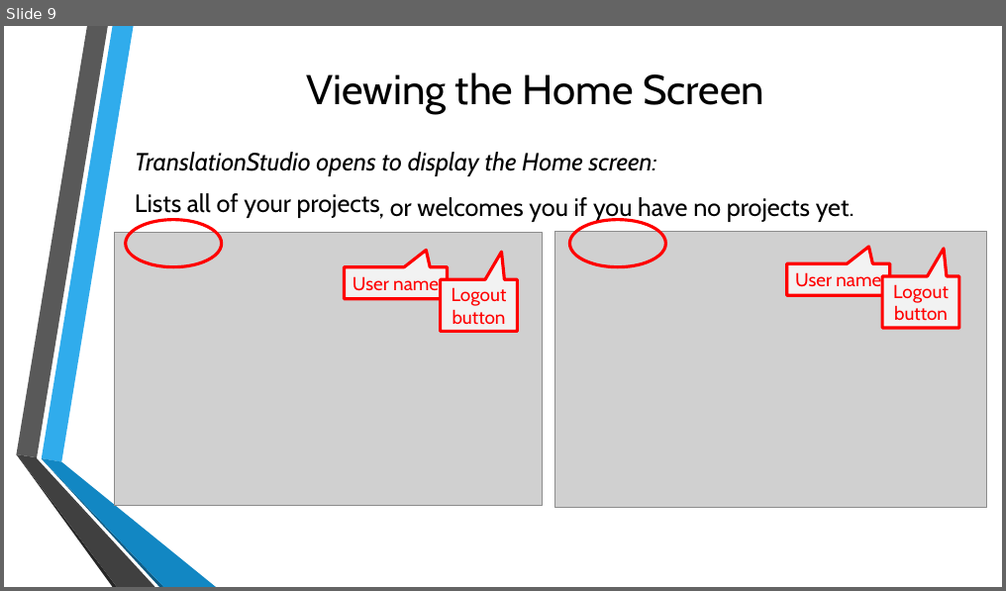
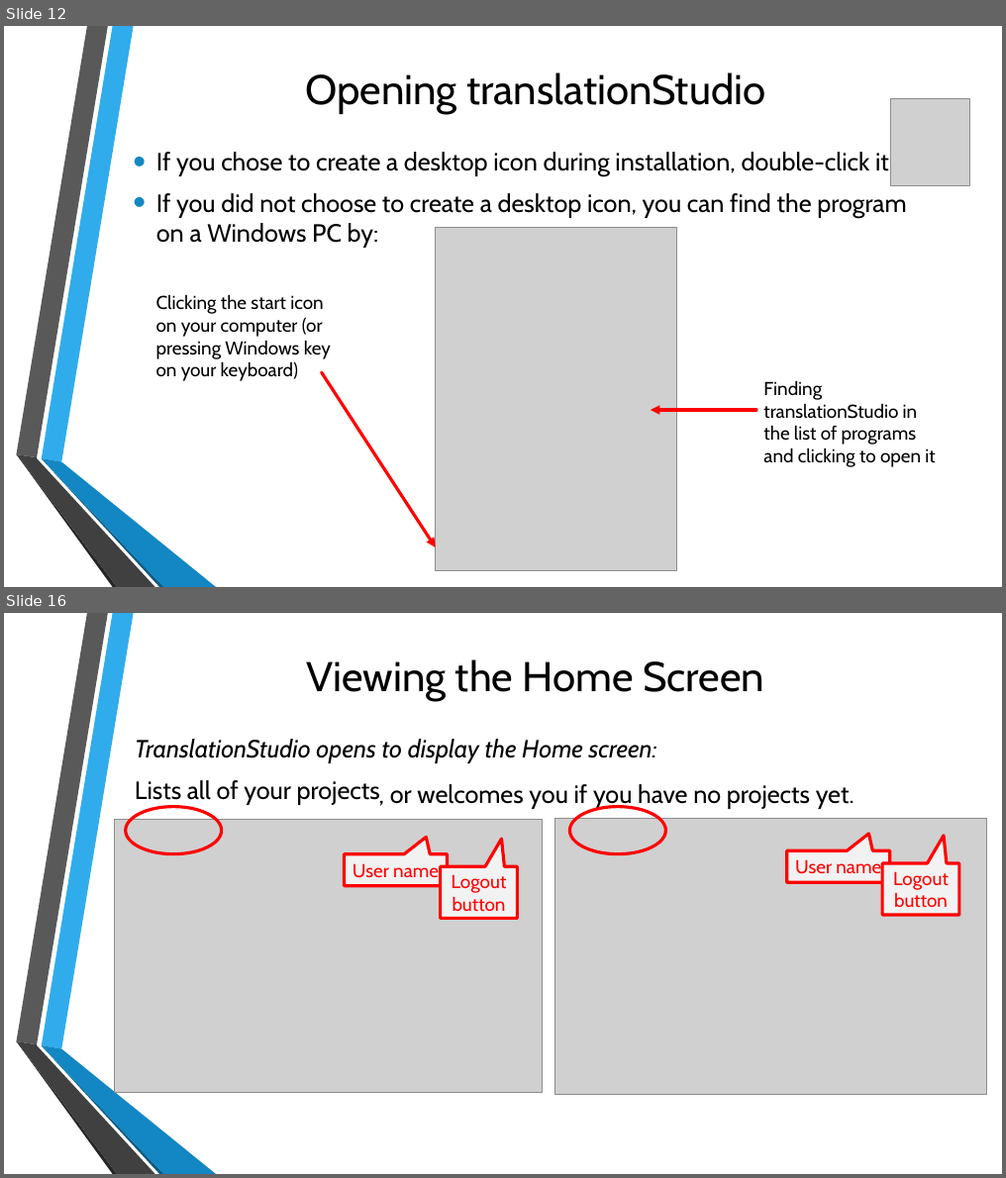
Before and after one commit to unfoldingWord-dev/translationStudio-Info, a slide deck: docs/GetStarted.pptx. Shown one above the other, each under a label of ours: slide 9 before the commit, slides 12 and 16 after it; the slides between them are not shown. The pictures are 1006x591 and 1006x1178 pixels, drawn with LibreOffice and Linux fonts; fonts in the diff are those of the drawing; grey boxes stand for pictures; background and template pictures are left out. Boxes give left, top, right and bottom in pixels: in the first picture for what was removed or moved away, otherwise in the second. Text is boxed around its words. In the diff, an @@ line names an element or a change of style, - is before the commit and + after.

```diff
--- a/docs/GetStarted.pptx
+++ b/docs/GetStarted.pptx
@@ slide 12 added at (x1=4, y1=26, x2=1002, y2=587), background picture (left out); not listed: 6 template elements that a slide beside it also shows @@
@@ title added at (x1=305, y1=73, x2=765, y2=114), 40 pt, text #000000 @@
+Opening translationStudio
@@ picture added at (x1=891, y1=98, x2=970, y2=186) @@
@@ text added at (x1=156, y1=150, x2=906, y2=248), 24 pt, text #000000 @@
+• If you chose to create a desktop icon during installation, double-click it.
+• If you did not choose to create a desktop icon, you can find the program on a Windows PC by:
@@ picture added at (x1=436, y1=227, x2=676, y2=571) @@
@@ text added at (x1=156, y1=294, x2=331, y2=381), 18 pt, text #000000 @@
+Clicking the start icon on your computer (or
+pressing Windows key on your keyboard)
@@ arrow added from (322, 372) to (436, 548), #FF0000 3 pt @@
@@ text added at (x1=763, y1=380, x2=935, y2=468), 18 pt, text #000000 @@
+Finding translationStudio in the list of programs
+and clicking to open it
@@ arrow added from (756, 410) to (650, 410), #FF0000 3 pt @@
@@ what was slide 9 is now slide 16 @@
```
Also in this commit, not shown: 7 slides changed, 8 other slides added, 2 slides removed, 1 other file.
